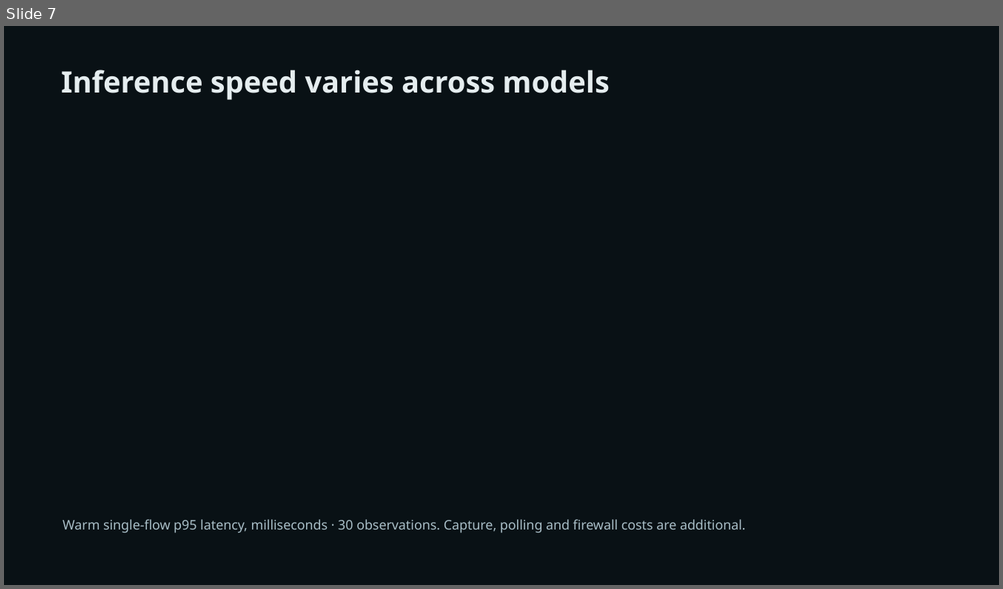
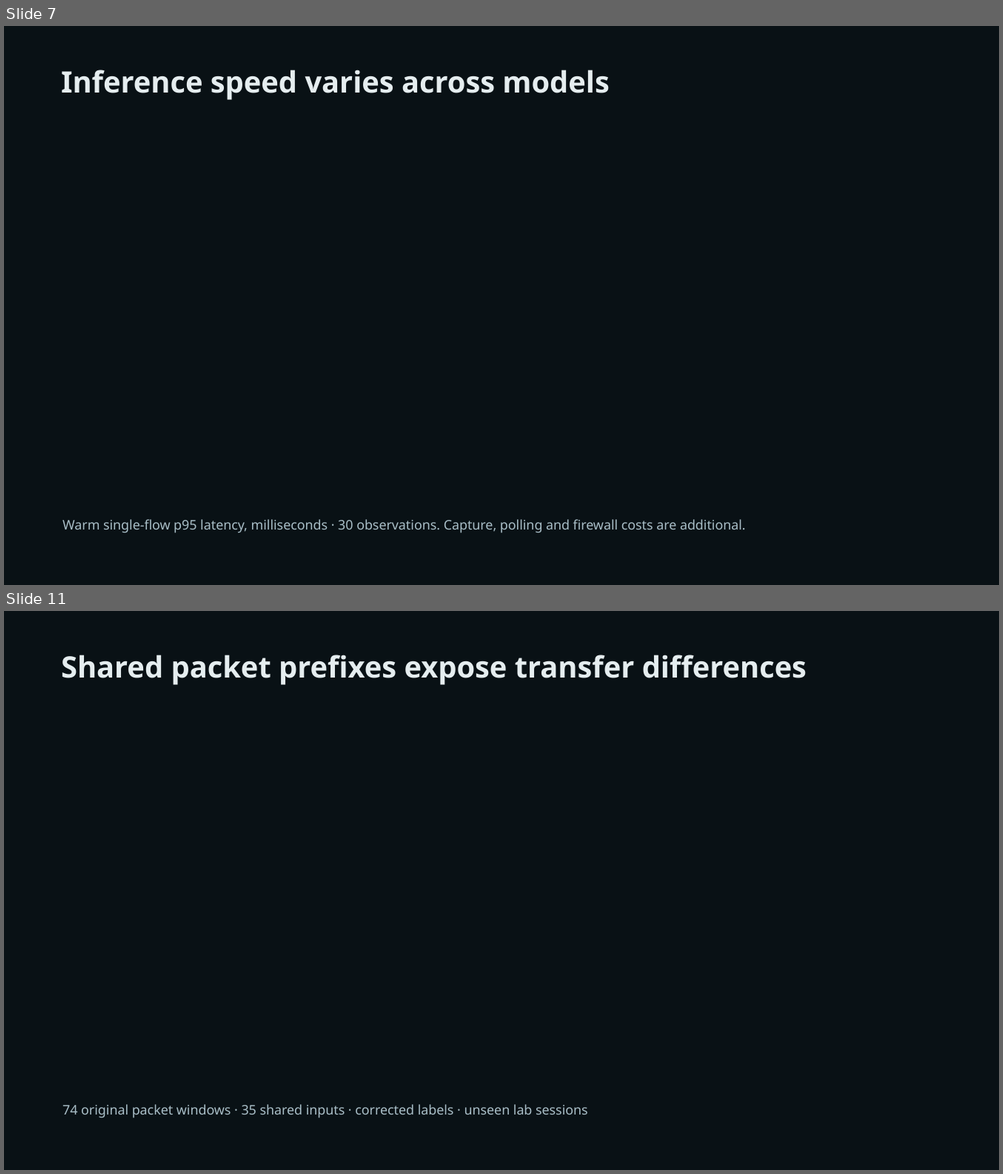
Before and after one commit to Sir-Nike/FlowLab, a slide deck: docs/FlowLab_Project_Presentation.pptx. Shown one above the other, each under a label of ours: slide 7 before the commit, slides 7 and 11 after it; the slides between them are not shown. The pictures are 1003x589 and 1003x1174 pixels, drawn with LibreOffice and Linux fonts; fonts in the diff are those of the drawing. Boxes give left, top, right and bottom in pixels: in the first picture for what was removed or moved away, otherwise in the second. Text is boxed around its words. In the diff, an @@ line names an element or a change of style, - is before the commit and + after.

Commit message:
Add causal context and shared CICIDS prefix evaluation

```diff
--- a/docs/FlowLab_Project_Presentation.pptx
+++ b/docs/FlowLab_Project_Presentation.pptx
@@ slide 11 added at <box>4,611,999,1170</box>, background #091115 @@
@@ text added at <box>61,655,806,685</box>, 28.5 pt, text #E5EDEF, bold @@
+Shared packet prefixes expose transfer differences
@@ text added at <box>62,1105,588,1119</box>, 12.8 pt, text #A9BEC7 @@
+74 original packet windows · 35 shared inputs · corrected labels · unseen lab sessions
```
Also in this commit, not shown: 2 slides changed, 2 other slides added, 27 other files.
